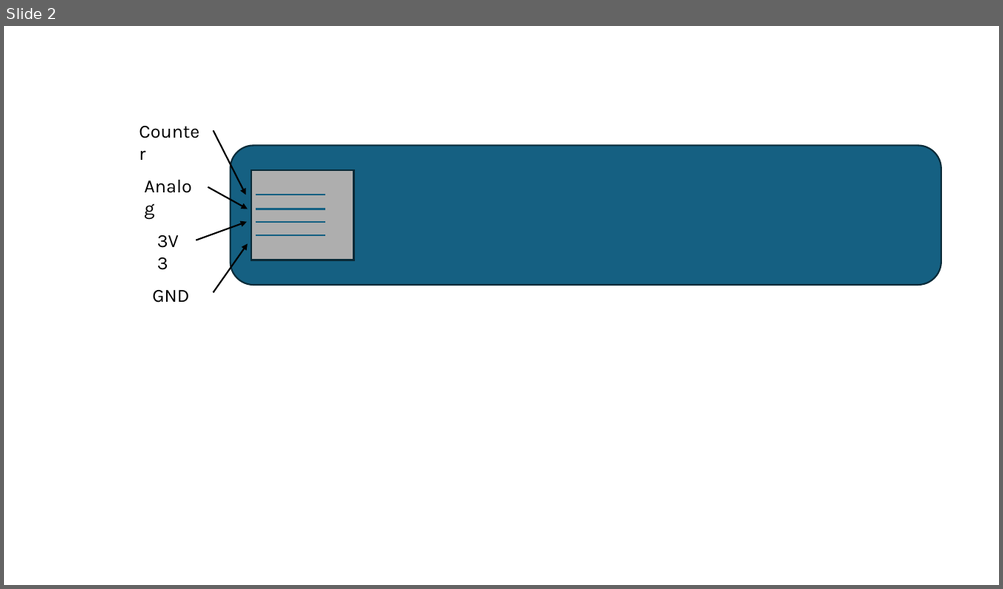
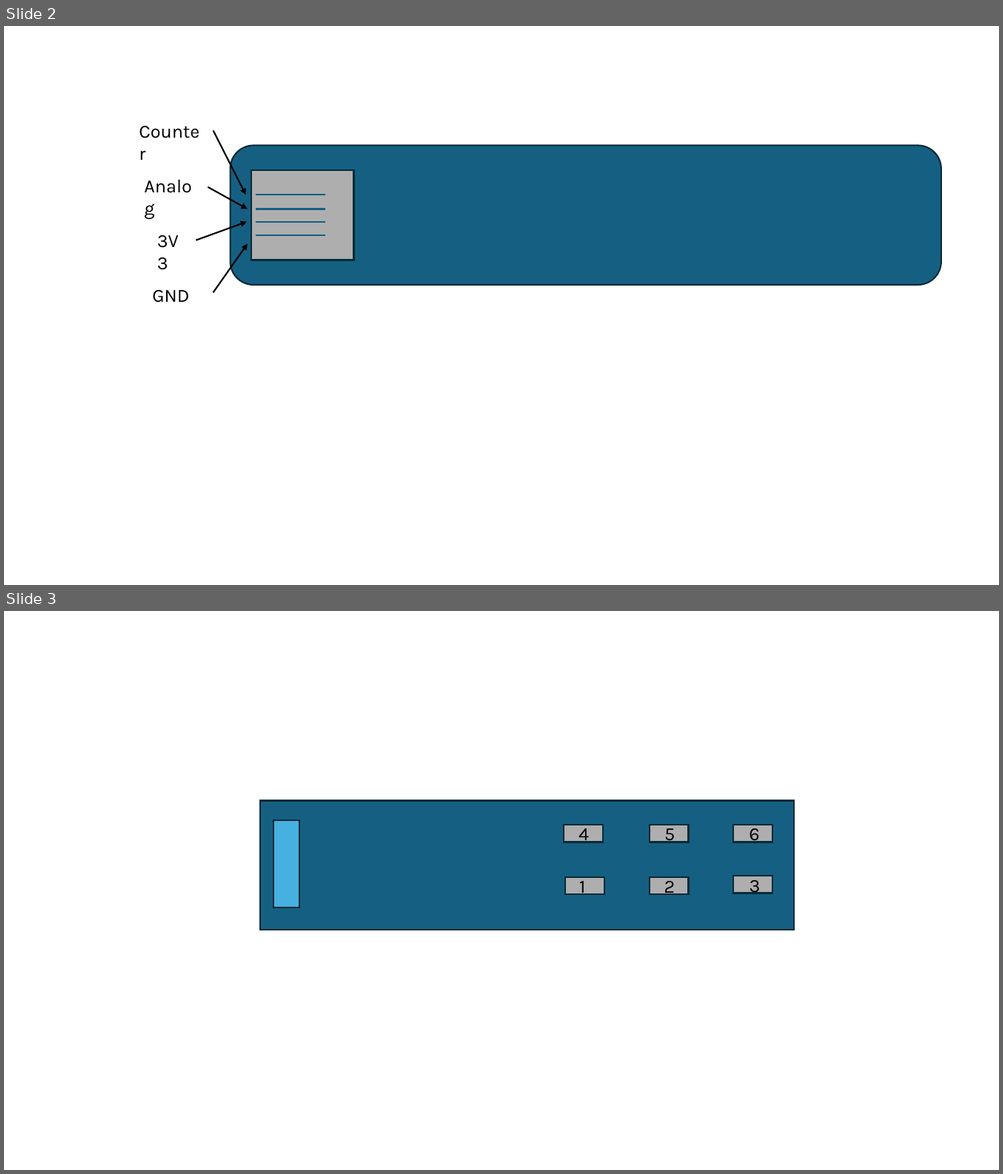
Before and after one commit to Iron-Byron/Testing-Documentation-for-SMP, a slide deck: Diagram.pptx. Shown one above the other, each under a label of ours: slide 2 before the commit, slides 2 and 3 after it. The pictures are 1003x589 and 1003x1174 pixels, drawn with LibreOffice and Linux fonts; fonts in the diff are those of the drawing. Boxes give left, top, right and bottom in pixels: in the first picture for what was removed or moved away, otherwise in the second. Text is boxed around its words. In the diff, an @@ line names an element or a change of style, - is before the commit and + after.

```diff
--- a/Diagram.pptx
+++ b/Diagram.pptx
@@ slide 3 added at (4,611,999,1170), background #FFFFFF @@
@@ group added at (260,800,794,930): 8 rectangles, 6 texts @@
+1
+2
+3
+4
+5
+6
```
Also in this commit, not shown: 1 slide changed, 2 other slides added, 4 other files.
